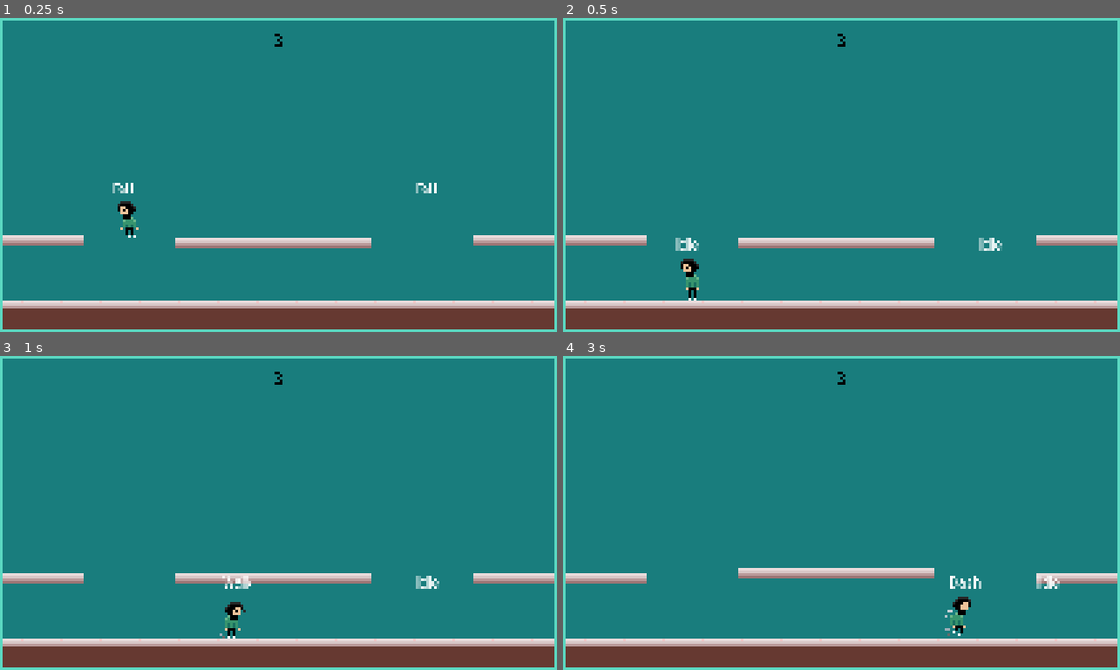
Above: before the commit, frames 1-4 (two rows, left to right).
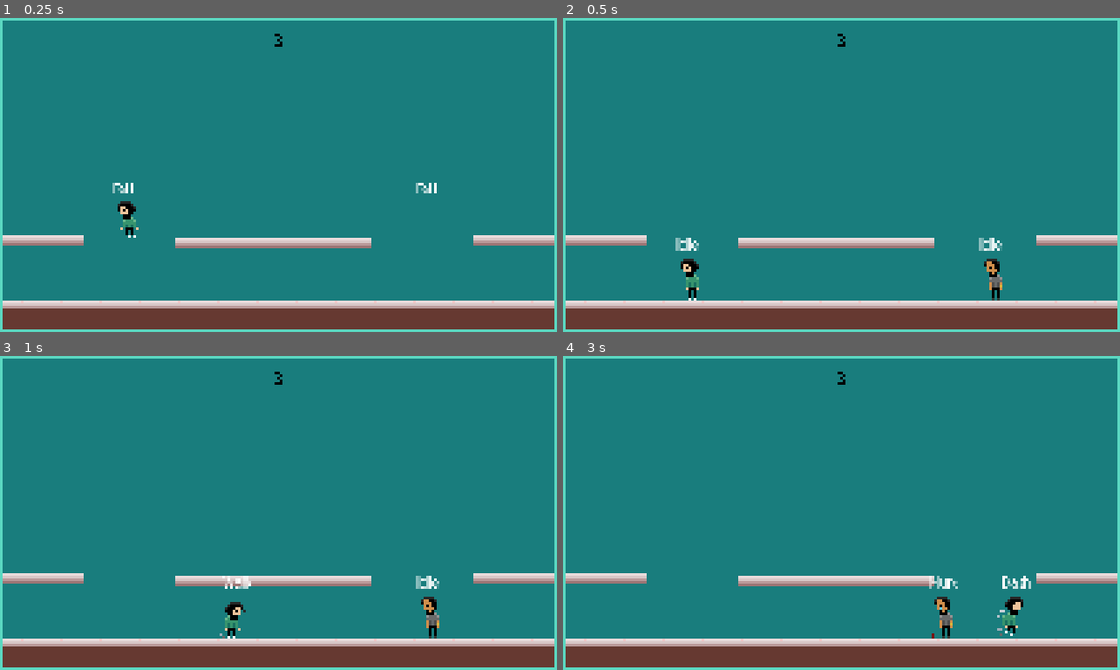
Above: after the commit, the same moments.

Repository: zequintino/showdown_in_the_sky
Game: Godot game, scene res://scenes/main.tscn
Same seed, same stepped clock (60 frames per second), same inputs: the game is played once before the commit and once after it.
Inputs:
- Up to frame 1 (0.25 s): no input
- Up to frame 2 (0.5 s): no input
- Up to frame 3 (1 s): hold D (move_right_1) from 0.53 s (still down); tap F (dash_1) at 0.6 s; tap Space (jump_1) at 0.77 s
- Up to frame 4 (3 s): tap G (kick_1) at 1.35 s; tap Space (jump_1) at 1.52 s; release D (move_right_1) at 2.03 s; hold A (move_left_1) 2.03-2.78 s; tap Ctrl (punch_1) at 2.1 s; hold D (move_right_1) from 2.78 s (still down); tap F (dash_1) at 2.85 s

Frame 1 is identical in both runs. In frame 2, 0.3% of the frame differs, in the area x 75-79%, y 76-90%; in frame 3, 1.4%; in frame 4, 3.3%, in the area x 31-90%, y 67-90%.
Error before the commit: Invalid access to property or key 'something' on a base object of type 'StaticBody2D (stage.gd)'. (res://scripts/platform.gd:9)

Commit message:
new platform logic

Diff:
--- a/scenes/platform.tscn
+++ b/scenes/platform.tscn
@@ -1,6 +1,5 @@
 [gd_scene load_steps=10 format=3 uid="uid://c40k1762ncvl8"]
 
-[ext_resource type="Script" path="res://scripts/score_area.gd" id="1_b8bdy"]
 [ext_resource type="Script" path="res://scripts/platform.gd" id="1_j2q25"]
 [ext_resource type="Texture2D" uid="uid://c5ddlrq5ps55c" path="res://assets/center plat.png" id="2_rsgig"]
 
@@ -23,6 +22,9 @@
 [sub_resource type="RectangleShape2D" id="RectangleShape2D_b4hx1"]
 size = Vector2(75, 1)
 
+[sub_resource type="RectangleShape2D" id="RectangleShape2D_ldp7e"]
+size = Vector2(75, 4)
+
 [sub_resource type="PlaceholderTexture2D" id="PlaceholderTexture2D_e1oe4"]
 
 [sub_resource type="OccluderPolygon2D" id="OccluderPolygon2D_4hpef"]
@@ -31,17 +33,18 @@
 [node name="Platform" type="Path2D"]
 curve = SubResource("Curve2D_fbq2g")
 script = ExtResource("1_j2q25")
+speed = null
 
 [node name="PathFollow" type="PathFollow2D" parent="."]
 position = Vector2(0, 23)
 rotation = -1.5708
 rotates = false
+loop = false
 
 [node name="ScoreArea" type="Area2D" parent="PathFollow"]
 position = Vector2(23, 1.00536e-06)
 rotation = 1.5708
 collision_mask = 6
-script = ExtResource("1_b8bdy")
 
 [node name="Control" type="Control" parent="PathFollow/ScoreArea"]
 layout_mode = 3
@@ -55,15 +58,15 @@
 z_index = 1
 layout_mode = 1
 anchors_preset = -1
-anchor_left = 0.487179
+anchor_left = 0.493333
 anchor_top = -23.0
-anchor_right = 0.487179
+anchor_right = 0.493333
 anchor_bottom = -23.0
 offset_left = -38.0
 offset_top = 24.0
 offset_right = 37.0
 offset_bottom = 25.0
-max_value = 1000.0
+max_value = 1380.0
 fill_mode = 6
 texture_progress = SubResource("GradientTexture1D_qxmvs")
 tint_progress = Color(0, 0.439216, 0.831373, 0.529412)
@@ -102,10 +105,10 @@
 constant_linear_velocity = Vector2(0, -16)
 sync_to_physics = false
 
-[node name="PlatformCollision" type="CollisionPolygon2D" parent="PathFollow/PlatformStaticBody"]
+[node name="PlatformCollision" type="CollisionShape2D" parent="PathFollow/PlatformStaticBody"]
 texture_filter = 3
-position = Vector2(-1, 26)
-polygon = PackedVector2Array(-36.9999, -2, -37.9999, 0, -36.9999, 2, 36.0001, 2, 37.0001, 0, 36.0001, -2)
+position = Vector2(-1.49992, 26)
+shape = SubResource("RectangleShape2D_ldp7e")
 one_way_collision = true
 
 [node name="PointLight" type="PointLight2D" parent="PathFollow"]
@@ -123,5 +126,5 @@
 rotation = 1.5708
 occluder = SubResource("OccluderPolygon2D_4hpef")
 
-[connection signal="body_entered" from="PathFollow/ScoreArea" to="PathFollow/ScoreArea" method="_on_body_entered"]
-[connection signal="body_exited" from="PathFollow/ScoreArea" to="PathFollow/ScoreArea" method="_on_body_exited"]
+[connection signal="body_entered" from="PathFollow/ScoreArea" to="." method="_on_score_area_body_entered"]
+[connection signal="body_exited" from="PathFollow/ScoreArea" to="." method="_on_score_area_body_exited"]
--- a/scenes/raj.tscn
+++ b/scenes/raj.tscn
@@ -10,200 +10,199 @@
 [ext_resource type="PackedScene" uid="uid://bvs76a8t03ks4" path="res://scenes/states/kick.tscn" id="8_f8oie"]
 [ext_resource type="PackedScene" uid="uid://bbs05x1caia2i" path="res://scenes/states/punch.tscn" id="9_8gymy"]
 [ext_resource type="PackedScene" uid="uid://cg8e4qtc4vggx" path="res://scenes/states/walk.tscn" id="10_rs67l"]
-
-[sub_resource type="CompressedTexture2D" id="CompressedTexture2D_osyr8"]
-
-[sub_resource type="AtlasTexture" id="AtlasTexture_1upjv"]
-atlas = SubResource("CompressedTexture2D_osyr8")
+[ext_resource type="Texture2D" uid="uid://l186fqs30grp" path="res://assets/raj.png" id="11_egyt4"]
+
+[sub_resource type="AtlasTexture" id="AtlasTexture_75yw4"]
+atlas = ExtResource("11_egyt4")
 region = Rect2(0, 48, 16, 16)
 
-[sub_resource type="AtlasTexture" id="AtlasTexture_xd8q7"]
-atlas = SubResource("CompressedTexture2D_osyr8")
+[sub_resource type="AtlasTexture" id="AtlasTexture_3t8a7"]
+atlas = ExtResource("11_egyt4")
 region = Rect2(16, 48, 16, 16)
 
-[sub_resource type="AtlasTexture" id="AtlasTexture_4k2hl"]
-atlas = SubResource("CompressedTexture2D_osyr8")
+[sub_resource type="AtlasTexture" id="AtlasTexture_olfoi"]
+atlas = ExtResource("11_egyt4")
 region = Rect2(32, 48, 16, 16)
 
-[sub_resource type="AtlasTexture" id="AtlasTexture_qhrn0"]
-atlas = SubResource("CompressedTexture2D_osyr8")
+[sub_resource type="AtlasTexture" id="AtlasTexture_gurna"]
+atlas = ExtResource("11_egyt4")
 region = Rect2(48, 16, 16, 16)
 
-[sub_resource type="AtlasTexture" id="AtlasTexture_5ksp0"]
-atlas = SubResource("CompressedTexture2D_osyr8")
+[sub_resource type="AtlasTexture" id="AtlasTexture_3jvl1"]
+atlas = ExtResource("11_egyt4")
 region = Rect2(32, 32, 16, 16)
 
-[sub_resource type="AtlasTexture" id="AtlasTexture_8hchy"]
-atlas = SubResource("CompressedTexture2D_osyr8")
+[sub_resource type="AtlasTexture" id="AtlasTexture_dhb3l"]
+atlas = ExtResource("11_egyt4")
 region = Rect2(48, 32, 16, 16)
 
-[sub_resource type="AtlasTexture" id="AtlasTexture_k1ggw"]
-atlas = SubResource("CompressedTexture2D_osyr8")
+[sub_resource type="AtlasTexture" id="AtlasTexture_djlje"]
+atlas = ExtResource("11_egyt4")
 region = Rect2(64, 32, 16, 16)
 
-[sub_resource type="AtlasTexture" id="AtlasTexture_kmqlu"]
-atlas = SubResource("CompressedTexture2D_osyr8")
+[sub_resource type="AtlasTexture" id="AtlasTexture_tnuuq"]
+atlas = ExtResource("11_egyt4")
 region = Rect2(0, 0, 16, 16)
 
-[sub_resource type="AtlasTexture" id="AtlasTexture_ti1h5"]
-atlas = SubResource("CompressedTexture2D_osyr8")
+[sub_resource type="AtlasTexture" id="AtlasTexture_k8s23"]
+atlas = ExtResource("11_egyt4")
 region = Rect2(16, 0, 16, 16)
 
-[sub_resource type="AtlasTexture" id="AtlasTexture_0mec3"]
-atlas = SubResource("CompressedTexture2D_osyr8")
+[sub_resource type="AtlasTexture" id="AtlasTexture_dss5h"]
+atlas = ExtResource("11_egyt4")
 region = Rect2(16, 16, 16, 16)
 
-[sub_resource type="AtlasTexture" id="AtlasTexture_q6mgb"]
-atlas = SubResource("CompressedTexture2D_osyr8")
+[sub_resource type="AtlasTexture" id="AtlasTexture_sl6oo"]
+atlas = ExtResource("11_egyt4")
 region = Rect2(32, 16, 16, 16)
 
-[sub_resource type="AtlasTexture" id="AtlasTexture_6aru3"]
-atlas = SubResource("CompressedTexture2D_osyr8")
+[sub_resource type="AtlasTexture" id="AtlasTexture_cx1rv"]
+atlas = ExtResource("11_egyt4")
 region = Rect2(48, 48, 16, 16)
 
-[sub_resource type="AtlasTexture" id="AtlasTexture_41ijd"]
-atlas = SubResource("CompressedTexture2D_osyr8")
+[sub_resource type="AtlasTexture" id="AtlasTexture_0byis"]
+atlas = ExtResource("11_egyt4")
 region = Rect2(64, 48, 16, 16)
 
-[sub_resource type="AtlasTexture" id="AtlasTexture_aj3f6"]
-atlas = SubResource("CompressedTexture2D_osyr8")
+[sub_resource type="AtlasTexture" id="AtlasTexture_yu70e"]
+atlas = ExtResource("11_egyt4")
 region = Rect2(0, 64, 16, 16)
 
-[sub_resource type="AtlasTexture" id="AtlasTexture_3rckg"]
-atlas = SubResource("CompressedTexture2D_osyr8")
+[sub_resource type="AtlasTexture" id="AtlasTexture_mwnk8"]
+atlas = ExtResource("11_egyt4")
 region = Rect2(64, 16, 16, 16)
 
-[sub_resource type="AtlasTexture" id="AtlasTexture_2fj8y"]
-atlas = SubResource("CompressedTexture2D_osyr8")
+[sub_resource type="AtlasTexture" id="AtlasTexture_0ah7f"]
+atlas = ExtResource("11_egyt4")
 region = Rect2(0, 32, 16, 16)
 
-[sub_resource type="AtlasTexture" id="AtlasTexture_as8tr"]
-atlas = SubResource("CompressedTexture2D_osyr8")
+[sub_resource type="AtlasTexture" id="AtlasTexture_3jy5c"]
+atlas = ExtResource("11_egyt4")
 region = Rect2(16, 32, 16, 16)
 
-[sub_resource type="AtlasTexture" id="AtlasTexture_m4tdq"]
-atlas = SubResource("CompressedTexture2D_osyr8")
+[sub_resource type="AtlasTexture" id="AtlasTexture_i3liq"]
+atlas = ExtResource("11_egyt4")
 region = Rect2(32, 0, 16, 16)
 
-[sub_resource type="AtlasTexture" id="AtlasTexture_n2y26"]
-atlas = SubResource("CompressedTexture2D_osyr8")
+[sub_resource type="AtlasTexture" id="AtlasTexture_04yot"]
+atlas = ExtResource("11_egyt4")
 region = Rect2(48, 0, 16, 16)
 
-[sub_resource type="AtlasTexture" id="AtlasTexture_mqb44"]
-atlas = SubResource("CompressedTexture2D_osyr8")
+[sub_resource type="AtlasTexture" id="AtlasTexture_klpe8"]
+atlas = ExtResource("11_egyt4")
 region = Rect2(64, 0, 16, 16)
 
-[sub_resource type="AtlasTexture" id="AtlasTexture_pavxc"]
-atlas = SubResource("CompressedTexture2D_osyr8")
+[sub_resource type="AtlasTexture" id="AtlasTexture_gxsth"]
+atlas = ExtResource("11_egyt4")
 region = Rect2(0, 16, 16, 16)
 
-[sub_resource type="SpriteFrames" id="SpriteFrames_3w8il"]
+[sub_resource type="SpriteFrames" id="SpriteFrames_6rg3t"]
 animations = [{
 "frames": [{
 "duration": 1.0,
-"texture": SubResource("AtlasTexture_1upjv")
-}, {
-"duration": 1.0,
-"texture": SubResource("AtlasTexture_xd8q7")
-}, {
-"duration": 1.0,
-"texture": SubResource("AtlasTexture_4k2hl")
-}],
-"loop": false,
+"texture": SubResource("AtlasTexture_75yw4")
+}, {
+"duration": 1.0,
+"texture": SubResource("AtlasTexture_3t8a7")
+}, {
+"duration": 1.0,
+"texture": SubResource("AtlasTexture_olfoi")
+}],
+"loop": true,
 "name": &"dash",
-"speed": 14.0
-}, {
-"frames": [{
-"duration": 1.0,
-"texture": SubResource("AtlasTexture_qhrn0")
-}, {
-"duration": 1.0,
-"texture": SubResource("AtlasTexture_qhrn0")
+"speed": 4.0
+}, {
+"frames": [{
+"duration": 1.0,
+"texture": SubResource("AtlasTexture_gurna")
+}, {
+"duration": 1.0,
+"texture": SubResource("AtlasTexture_gurna")
 }],
 "loop": true,
 "name": &"fall",
-"speed": 6.0
-}, {
-"frames": [{
-"duration": 1.0,
-"texture": SubResource("AtlasTexture_5ksp0")
-}, {
-"duration": 1.0,
-"texture": SubResource("AtlasTexture_8hchy")
-}, {
-"duration": 1.0,
-"texture": SubResource("AtlasTexture_k1ggw")
-}],
-"loop": false,
+"speed": 4.0
+}, {
+"frames": [{
+"duration": 1.0,
+"texture": SubResource("AtlasTexture_3jvl1")
+}, {
+"duration": 1.0,
+"texture": SubResource("AtlasTexture_dhb3l")
+}, {
+"duration": 1.0,
+"texture": SubResource("AtlasTexture_djlje")
+}],
+"loop": true,
 "name": &"hurt",
-"speed": 8.0
-}, {
-"frames": [{
-"duration": 1.0,
-"texture": SubResource("AtlasTexture_kmqlu")
-}, {
-"duration": 1.0,
-"texture": SubResource("AtlasTexture_ti1h5")
+"speed": 4.0
+}, {
+"frames": [{
+"duration": 1.0,
+"texture": SubResource("AtlasTexture_tnuuq")
+}, {
+"duration": 1.0,
+"texture": SubResource("AtlasTexture_k8s23")
 }],
 "loop": true,
 "name": &"idle",
-"speed": 2.0
-}, {
-"frames": [{
-"duration": 1.0,
-"texture": SubResource("AtlasTexture_0mec3")
-}, {
-"duration": 1.0,
-"texture": SubResource("AtlasTexture_q6mgb")
-}],
-"loop": false,
+"speed": 4.0
+}, {
+"frames": [{
+"duration": 1.0,
+"texture": SubResource("AtlasTexture_dss5h")
+}, {
+"duration": 1.0,
+"texture": SubResource("AtlasTexture_sl6oo")
+}],
+"loop": true,
 "name": &"jump",
-"speed": 6.0
-}, {
-"frames": [{
-"duration": 1.0,
-"texture": SubResource("AtlasTexture_6aru3")
-}, {
-"duration": 1.0,
-"texture": SubResource("AtlasTexture_41ijd")
-}, {
-"duration": 1.0,
-"texture": SubResource("AtlasTexture_aj3f6")
-}],
-"loop": false,
+"speed": 4.0
+}, {
+"frames": [{
+"duration": 1.0,
+"texture": SubResource("AtlasTexture_cx1rv")
+}, {
+"duration": 1.0,
+"texture": SubResource("AtlasTexture_0byis")
+}, {
+"duration": 1.0,
+"texture": SubResource("AtlasTexture_yu70e")
+}],
+"loop": true,
 "name": &"kick",
-"speed": 12.0
-}, {
-"frames": [{
-"duration": 1.0,
-"texture": SubResource("AtlasTexture_3rckg")
-}, {
-"duration": 1.0,
-"texture": SubResource("AtlasTexture_2fj8y")
-}, {
-"duration": 1.0,
-"texture": SubResource("AtlasTexture_as8tr")
-}],
-"loop": false,
+"speed": 4.0
+}, {
+"frames": [{
+"duration": 1.0,
+"texture": SubResource("AtlasTexture_mwnk8")
+}, {
+"duration": 1.0,
+"texture": SubResource("AtlasTexture_0ah7f")
+}, {
+"duration": 1.0,
+"texture": SubResource("AtlasTexture_3jy5c")
+}],
+"loop": true,
 "name": &"punch",
-"speed": 10.0
-}, {
-"frames": [{
-"duration": 1.0,
-"texture": SubResource("AtlasTexture_m4tdq")
-}, {
-"duration": 1.0,
-"texture": SubResource("AtlasTexture_n2y26")
-}, {
-"duration": 1.0,
-"texture": SubResource("AtlasTexture_mqb44")
-}, {
-"duration": 1.0,
-"texture": SubResource("AtlasTexture_pavxc")
+"speed": 4.0
+}, {
+"frames": [{
+"duration": 1.0,
+"texture": SubResource("AtlasTexture_i3liq")
+}, {
+"duration": 1.0,
+"texture": SubResource("AtlasTexture_04yot")
+}, {
+"duration": 1.0,
+"texture": SubResource("AtlasTexture_klpe8")
+}, {
+"duration": 1.0,
+"texture": SubResource("AtlasTexture_gxsth")
 }],
 "loop": true,
 "name": &"walk",
-"speed": 10.0
+"speed": 4.0
 }]
 
 [sub_resource type="RectangleShape2D" id="RectangleShape2D_6dlll"]
@@ -253,7 +252,7 @@
 
 [node name="AnimSprite" type="AnimatedSprite2D" parent="."]
 texture_filter = 1
-sprite_frames = SubResource("SpriteFrames_3w8il")
+sprite_frames = SubResource("SpriteFrames_6rg3t")
 animation = &"kick"
 metadata/_aseprite_wizard_config_ = {
 "layer": "raj",
--- a/scenes/stage.tscn
+++ b/scenes/stage.tscn
@@ -12,9 +12,8 @@
 [sub_resource type="RectangleShape2D" id="RectangleShape2D_hlyui"]
 size = Vector2(31, 4)
 
-[sub_resource type="CapsuleShape2D" id="CapsuleShape2D_da1qj"]
-radius = 2.0
-height = 31.0
+[sub_resource type="RectangleShape2D" id="RectangleShape2D_nnykr"]
+size = Vector2(31, 4)
 
 [sub_resource type="Animation" id="Animation_2qixo"]
 length = 3.0
@@ -107,9 +106,7 @@
 [node name="CollisionShape2D2" type="CollisionShape2D" parent="."]
 texture_filter = 1
 position = Vector2(90.5, 25)
-rotation = 1.5708
-shape = SubResource("CapsuleShape2D_da1qj")
-one_way_collision = true
+shape = SubResource("RectangleShape2D_nnykr")
 
 [node name="BackgroundSprite" type="Sprite2D" parent="."]
 z_index = -1
--- a/scripts/platform.gd
+++ b/scripts/platform.gd
@@ -2,12 +2,72 @@
 
 @onready var parent = get_parent()
 @onready var platform_path_follow = $PathFollow
+@onready var progress_bar = $PathFollow/ScoreArea/Control/ProgressBar
+@onready var point_light = $PathFollow/PointLight
+@onready var timer = Node
+@onready var timer_sprite = Node2D
 
 @export var speed: float = 1.0
 
-func _ready():
-	print("parent message: ", parent.something)
+var controlling_platform = false
+var countdown = false
+var progress_max = 23.0
+var progress_min = 0.0
 
 
-func _physics_process(_delta):
-	platform_path_follow.progress += speed * _delta
+func _ready():
+	timer_sprite = parent.get_node("TimerSprite")
+	timer = timer_sprite.get_node("Timer")
+
+
+func _physics_process(delta):
+	handle_movement(delta)
+	calculate_score()
+
+
+
+func handle_movement(delta):
+	print(platform_path_follow.progress)
+	if controlling_platform:
+		if platform_path_follow.progress < progress_max:
+			platform_path_follow.progress += speed * delta
+			if platform_path_follow.progress > progress_max:
+				round(platform_path_follow.progress)
+	else:
+		if platform_path_follow.progress > progress_min:
+			platform_path_follow.progress -= speed * delta
+			if platform_path_follow.progress < progress_min:
+				round(platform_path_follow.progress)
+
+
+func calculate_score():
+	if controlling_platform:
+		progress_bar.value += 1
+	else:
+		progress_bar.value -= 1
+	handle_light()
+
+
+
+func handle_light():
+	if controlling_platform:
+		if point_light.energy < 9.0:
+			point_light.energy += 0.01
+	else:
+		if point_light.energy > 0.0:
+			point_light.energy -= 0.01
+
+
+
+func _on_score_area_body_entered(_body):
+	controlling_platform = true
+	# countdown = false
+	# timer_sprite.show()
+	# timer.stop()
+
+
+func _on_score_area_body_exited(_body):
+	controlling_platform = false
+	# countdown = false
+	# timer_sprite.hide()
+	# timer.stop()
--- a/scripts/score_area.gd
+++ b/scripts/score_area.gd
@@ -10,7 +10,6 @@
 
 var controlling_area = false
 var countdown = false
-#var score = 0
 
 
 func _physics_process(_delta):
@@ -38,9 +37,9 @@
 			point_light.energy -= 0.02
 
 
-func _on_body_entered(_body):
-	# print("body_entered:", body)
-	controlling_area = true
+#func _on_body_entered(_body):
+	## print("body_entered:", body)
+	#controlling_area = true
 
 
 # func _on_body_exited(body):
--- a/scripts/stage.gd
+++ b/scripts/stage.gd
@@ -1,17 +1,26 @@
 extends StaticBody2D
 
+
+@export var round_finished = false
+@export var counting_down = false
 
 @onready var timer_sprite = $TimerSprite
 @onready var animation_player = $TimerSprite/AnimationPlayer
 @onready var timer = $TimerSprite/Timer
 
-@export var round_finished = false
-@export var counting_down = false
-@export var controlling_platform = false
 
 func _ready():
 	pass
 
 
 func _process(_delta):
+	start_countdown()
+
+
+func start_countdown():
 	pass
+	# if not counting_down:
+	# 	counting_down = true
+	# 	timer_sprite.show()
+	# 	animation_player.play()
+	# 	timer.start()
